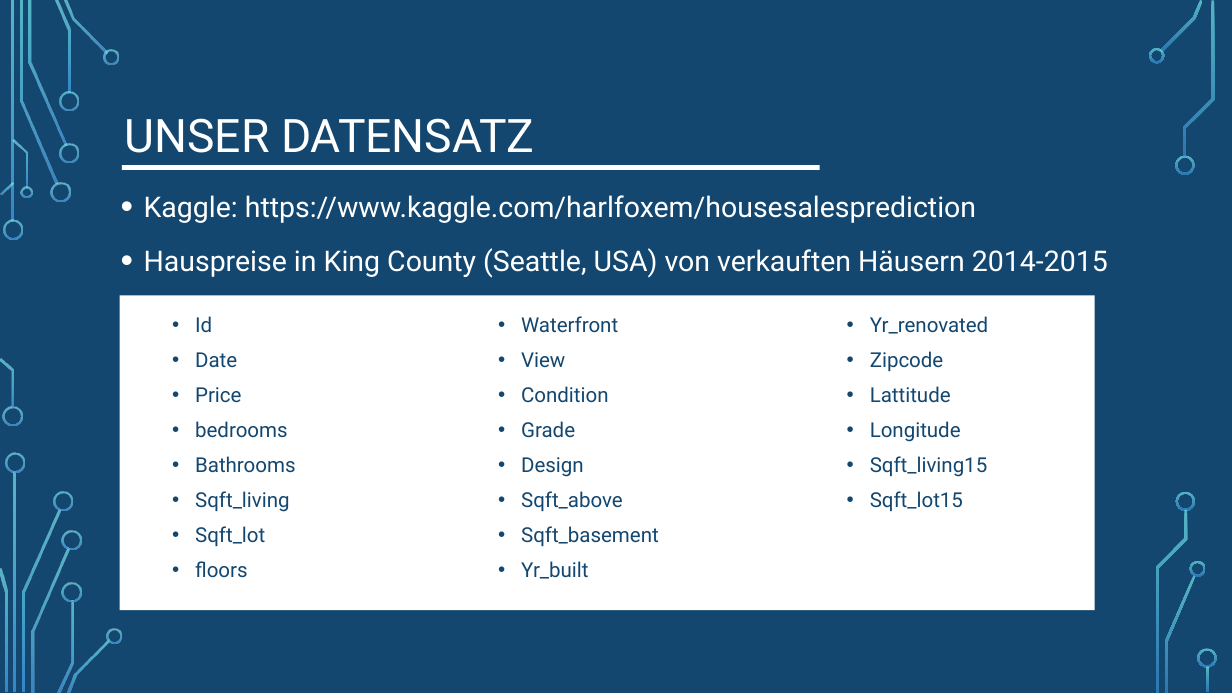
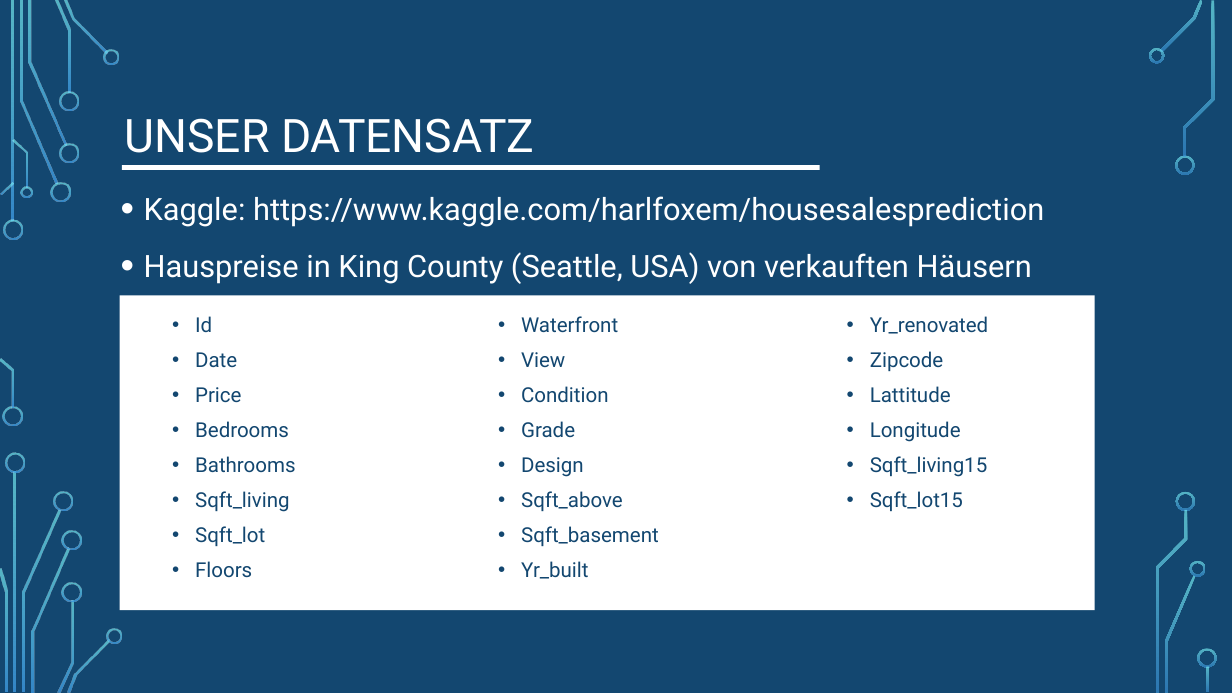
Before and after one commit to LennartFertig/DataExploration_HousePriceSeattle, a slide deck: slide 5 of House_Price_Prediction_Zwischenpräsentation.pptx (slide 3 before the commit). Drawn at 1232x693 pixels with LibreOffice and Linux fonts; fonts in the diff are those of the drawing; background and template pictures are left out. Boxes give left, top, right and bottom in pixels: in the first picture for what was removed or moved away, otherwise in the second. Text is boxed around its words. In the diff, an @@ line names an element or a change of style, - is before the commit and + after.

```diff
--- a/House_Price_Prediction_Zwischenpräsentation.pptx
+++ b/House_Price_Prediction_Zwischenpräsentation.pptx
@@ text at <box>144,196,1044,227</box>: size 22.2 to 24 pt in "Kaggle: https://www.kaggle.com/harlfoxem/housesalespredictio ..." @@
@@ text at <box>144,252,1032,284</box>: text changed; size 22.2 to 24 pt @@
-• Hauspreise in King County (Seattle, USA) von verkauften Häusern 2014-2015
+• Hauspreise in King County (Seattle, USA) von verkauften Häusern
@@ text at <box>195,421,289,438</box>: text changed @@
-• bedrooms
+• Bedrooms
@@ text at <box>195,561,252,578</box>: text changed @@
-• floors
+• Floors
```
Also in this commit, not shown: 3 other slides changed, 2 slides added.
